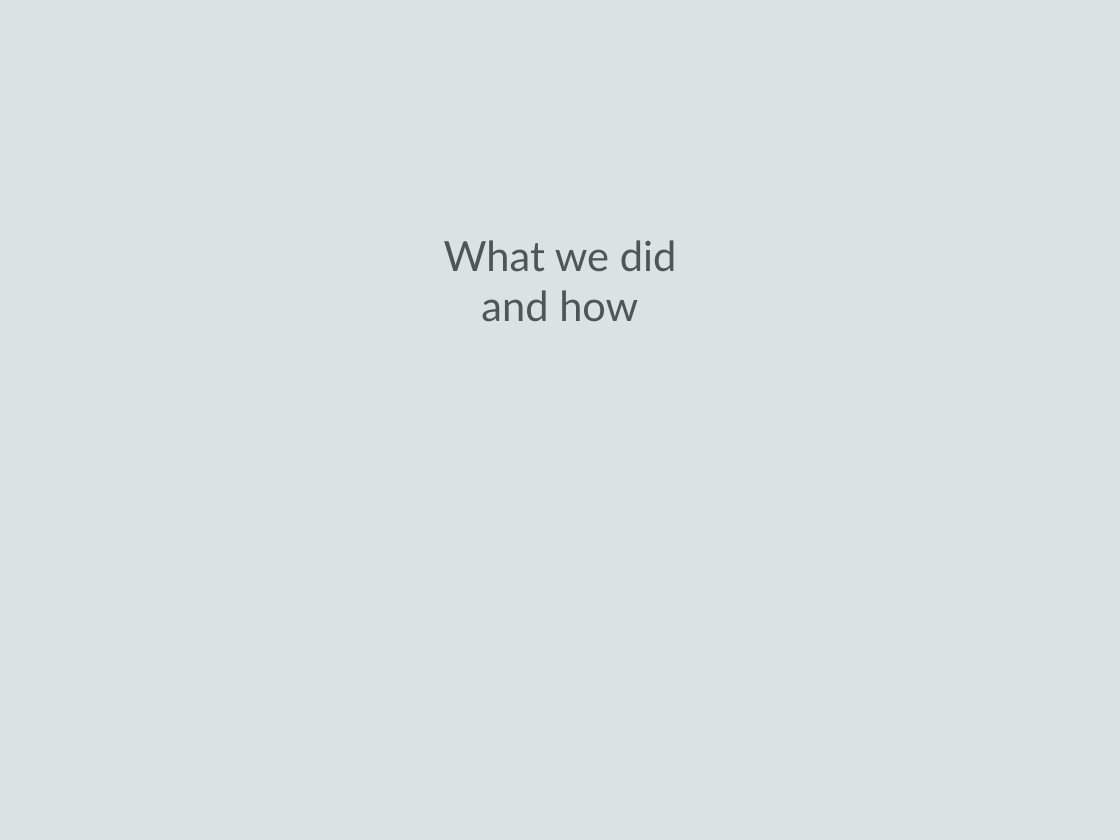
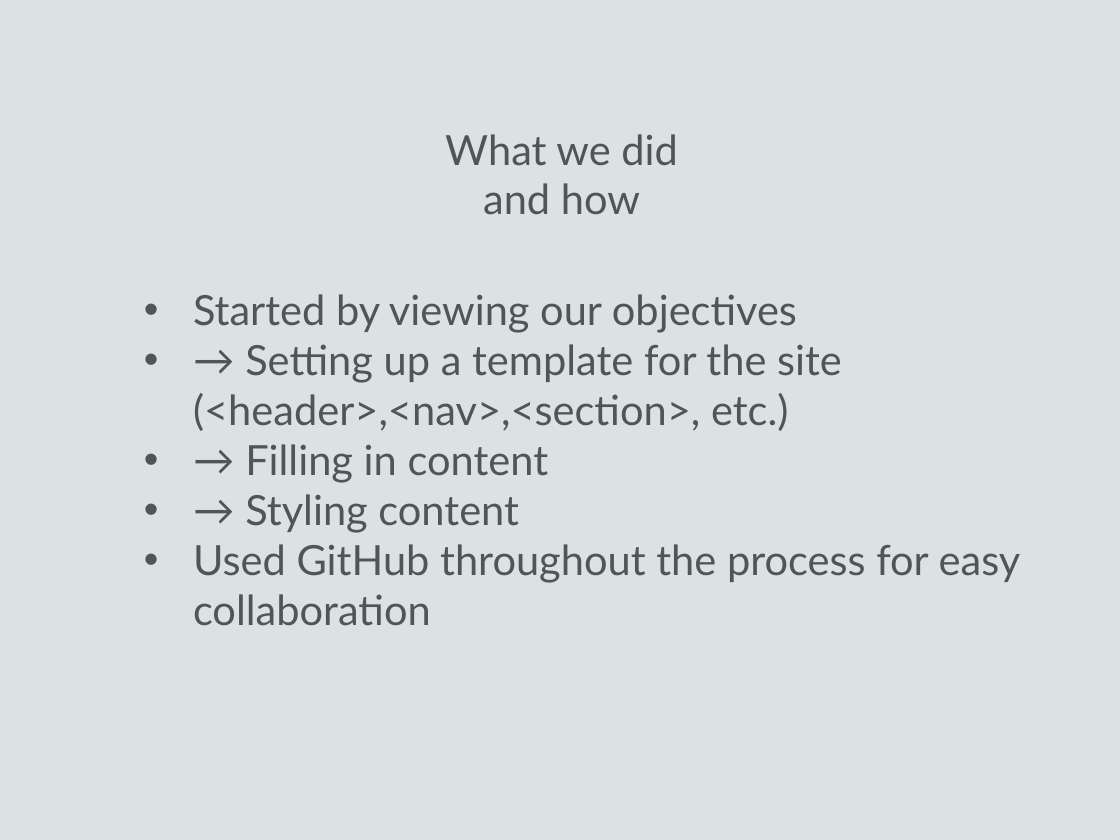
Before and after one commit to Pederytter/uglytub, a slide deck: slide 3 of præsentation/presentation_template.pptx. Drawn at 1120x840 pixels with LibreOffice and Linux fonts; fonts in the diff are those of the drawing; background and template pictures are left out. Boxes give left, top, right and bottom in pixels: in the first picture for what was removed or moved away, otherwise in the second. Text is boxed around its words. In the diff, an @@ line names an element or a change of style, - is before the commit and + after.

```diff
--- a/præsentation/presentation_template.pptx
+++ b/præsentation/presentation_template.pptx
@@ text "What we did": place and size @@
-text "What we did" at [444, 240, 677, 322]
+text "What we did" at [445, 134, 678, 215]
@@ text added at [193, 294, 1021, 626], 38 pt, text #4E5755 @@
+• Started by viewing our objectives
+• → Setting up a template for the site (<header>,<nav>,<section>, etc.)
+• → Filling in content
+• → Styling content
+• Used GitHub throughout the process for easy collaboration
```
Also in this commit, not shown: 2 other slides changed, 7 other files.
